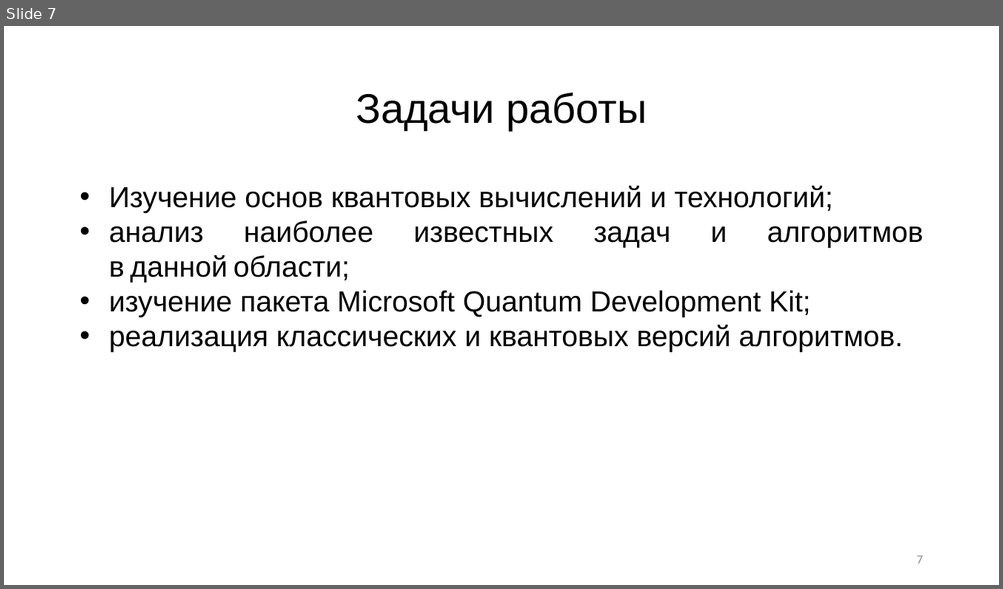
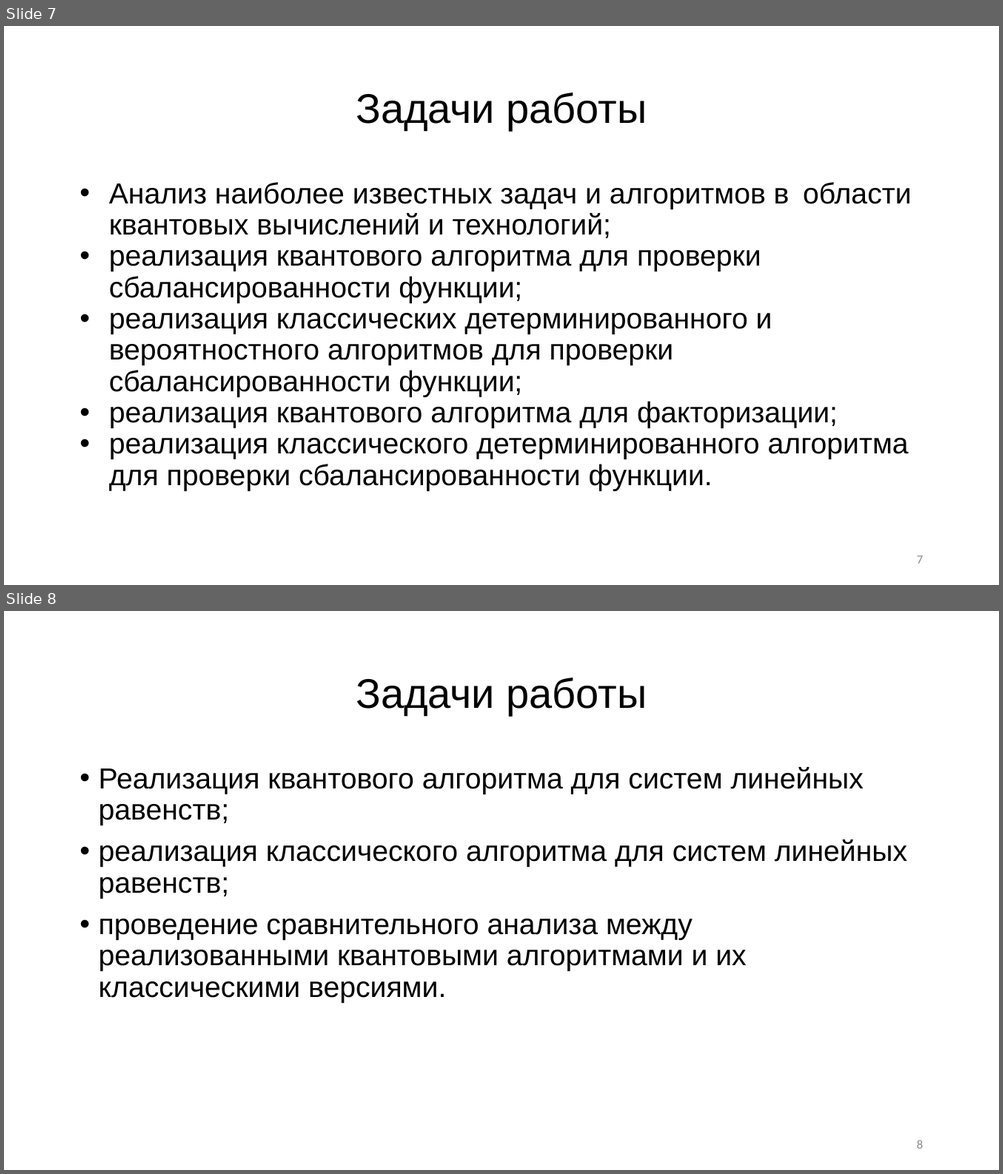
Before and after one commit to R0manych/Diploma2019, a slide deck: Черниговских 2к 14гр.pptx. Shown one above the other, each under a label of ours: slide 7 before the commit, slides 7 and 8 after it. The pictures are 1003x589 and 1003x1174 pixels, drawn with LibreOffice and Linux fonts; fonts in the diff are those of the drawing. Boxes give left, top, right and bottom in pixels: in the first picture for what was removed or moved away, otherwise in the second. Text is boxed around its words. In the diff, an @@ line names an element or a change of style, - is before the commit and + after.

```diff
--- a/Черниговских 2к 14гр.pptx
+++ b/Черниговских 2к 14гр.pptx
@@ slide 8 added at <box>4,611,999,1170</box>, background #DEDEDE @@
@@ title added at <box>356,678,647,715</box>, 40 pt, text #2C2C2C @@
+Задачи работы
@@ text added at <box>99,767,907,1003</box>, 28 pt, text #2C2C2C @@
+• Реализация квантового алгоритма для систем линейных равенств;
+• реализация классического алгоритма для систем линейных равенств;
+• проведение сравнительного анализа между реализованными квантовыми алгоритмами и их классическими версиями.
@@ page number added at <box>916,1140,922,1149</box>, 12 pt, text #8F8F8F @@
+8
@@ slide 7 changed as well @@
@@ background #FFFFFF to #DEDEDE @@
@@ text at <box>109,182,910,491</box>: text changed; text colour #000000 to #2C2C2C @@
-• Изучение основ квантовых вычислений и технологий;
-• анализ наиболее известных задач и алгоритмов в данной области;
-• изучение пакета Microsoft Quantum Development Kit;
-• реализация классических и квантовых версий алгоритмов.
+• Анализ наиболее известных задач и алгоритмов в области квантовых вычислений и технологий;
+• реализация квантового алгоритма для проверки сбалансированности функции;
+• реализация классических детерминированного и вероятностного алгоритмов для проверки сбалансированности функции;
+• реализация квантового алгоритма для факторизации;
+• реализация классического детерминированного алгоритма для проверки сбалансированности функции.
```
Also in this commit, not shown: 18 other slides changed, 1 other slide added.
